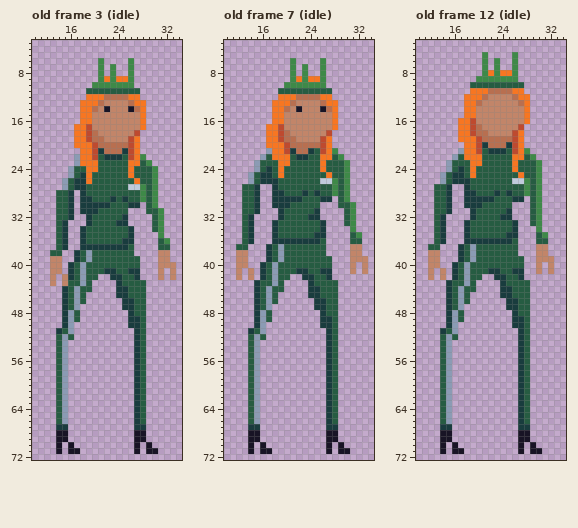
A pixel-art file gets an edit: raw assets/characters/dragon_queen.ase. The first picture shows the starting point.
45x77 pixels, 13 frames. Shown: old frame 3 (idle): x 10..34, y 3..72; old frame 7 (idle): x 10..34, y 3..72; old frame 12 (idle): x 10..34, y 3..72. The commit also changed other frames, which this record leaves out.
After the commit:
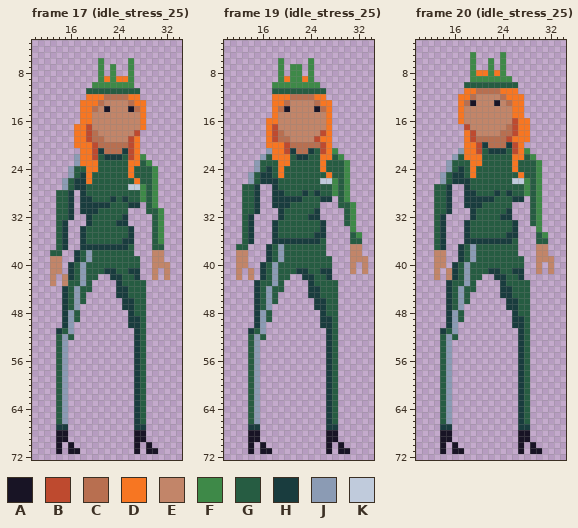
Palette (. is transparent): A #181425  B #be4a2f  C #b86f50  D #f77622  E #c28569  F #3e8948  G #265c42  H #193c3e  J #8b9bb4  K #c0cbdc
A new or re-ordered frame is compared with the old frame closest to it.
Commit message: added character stress animations
The edit:
frames 13 -> 49
Frame 17 (idle_stress_25) is new; against old frame 3 (idle), layer "Layer 1":
y 35: x 30 . -> G
y 36: x 30..32 .GF -> GF.
y 37: x 30 . -> G; x 32 G -> .
y 38..39: x 30 . -> E; x 32 E -> .
y 40: x 30 . -> E; x 33 E -> .
y 41..42: x 30..33 .E.E -> E.E.
Frame 19 (idle_stress_25) is new; against old frame 7 (idle), layer "Layer 1":
y 6: x 19 . -> F; x 21 F -> .; x 24 . -> F; x 26 F -> .
y 7..8: x 19 . -> F; x 22..24 .F. -> F.F; x 26 F -> .
y 9: x 19..20 .. -> FD; x 22..26 DFDDF -> FDF..
y 10: x 18..19 .. -> FF; x 26 F -> .
y 11: x 18 . -> G; x 27 G -> .
y 12: x 18 . -> D; x 21 D -> C; x 25 C -> D; x 27 D -> .
y 13: x 20..21 DC -> CE; x 25..26 EC -> CD; x 28 D -> .
y 14: x 19..20 DC -> CA; x 22 A -> E; x 25..28 EACD -> ACD.
y 15: x 19 D -> E; x 27..28 ED -> D.
y 16: x 17 . -> D; x 19 D -> E; x 27..28 ED -> D.
y 17: x 18..19 DB -> BE; x 27..28 ED -> D.
y 18: x 18..20 DBC -> BCE; x 26..27 EB -> BD
y 19: x 18..19 DB -> BC; x 21 C -> E; x 25..26 EB -> BD
Frame 20 (idle_stress_25) is new; against old frame 12 (idle), layer "Layer 1":
y 5: x 19 . -> F; x 21 F -> .; x 24 . -> F; x 26 F -> .
y 6..7: x 19 . -> F; x 21..24 F.F. -> .F.F; x 26 F -> .
y 8: x 19..26 ..FDFDDF -> FDDFDF..
y 9: x 19 . -> F; x 26 F -> .
y 10: x 18 . -> G; x 27 G -> .
y 11: x 18 . -> D; x 20..21 DD -> CC; x 24..25 CC -> DD; x 27 D -> .
y 12: x 17 . -> D; x 19..21 DDC -> CEE; x 24..26 EEC -> CDD; x 28 D -> .
y 13: x 17..20 .DDC -> DCAE; x 23 E -> A; x 25..28 EECD -> CDD.
y 14..15: x 17..19 .DD -> DEE; x 26..28 EED -> DD.
y 16: x 18..19 DB -> EE; x 26..27 EE -> BD
y 17: x 17..20 DDBC -> .BEE; x 25..28 EEB. -> CBDD
y 18: x 17 D -> .; x 20..21 CC -> EE; x 24..25 EE -> CC; x 28 . -> D
y 19: x 17 D -> .; x 19..20 DB -> BC; x 25..26 CB -> BD; x 28 . -> D
y 37: x 12 G -> .; x 14 . -> H
y 38..40: x 12 E -> .; x 14 . -> E
y 41..42: x 12..15 E.E. -> .E.E
Boxes around the changes in both pictures, in picture pixels (x1, y1, x2, y2):
changed: (152, 232, 176, 280)
changed: (266, 58, 338, 142)
changed: (458, 52, 530, 142)
changed: (428, 244, 452, 280)
